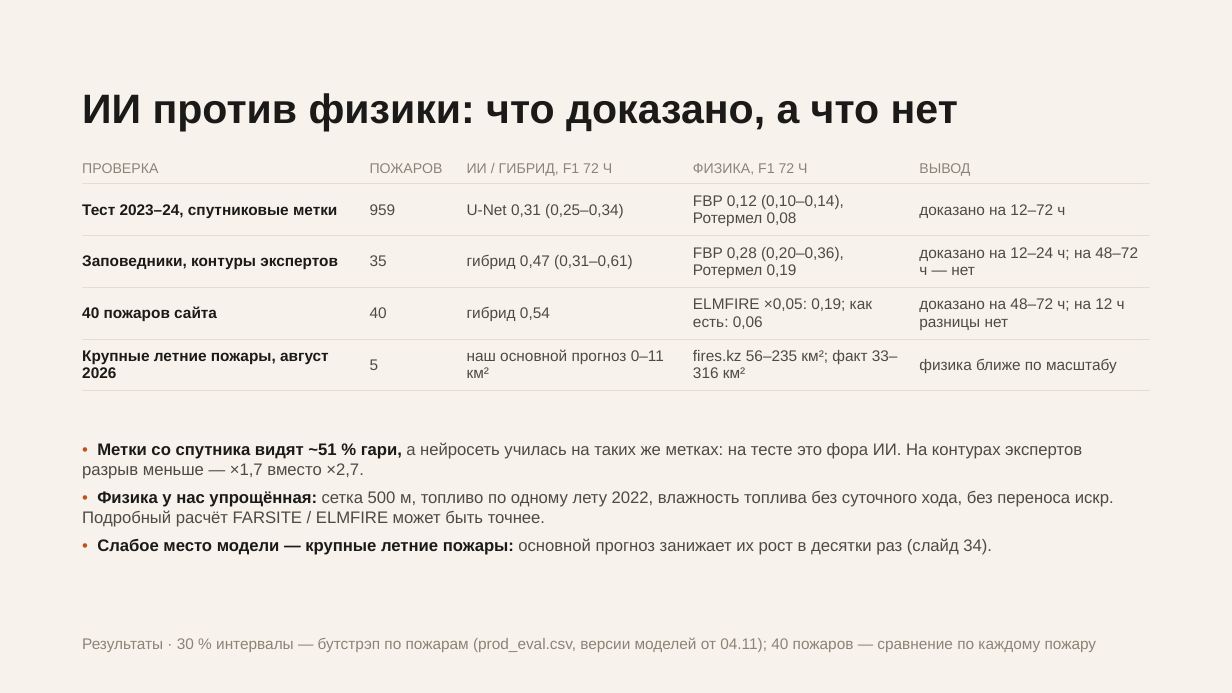
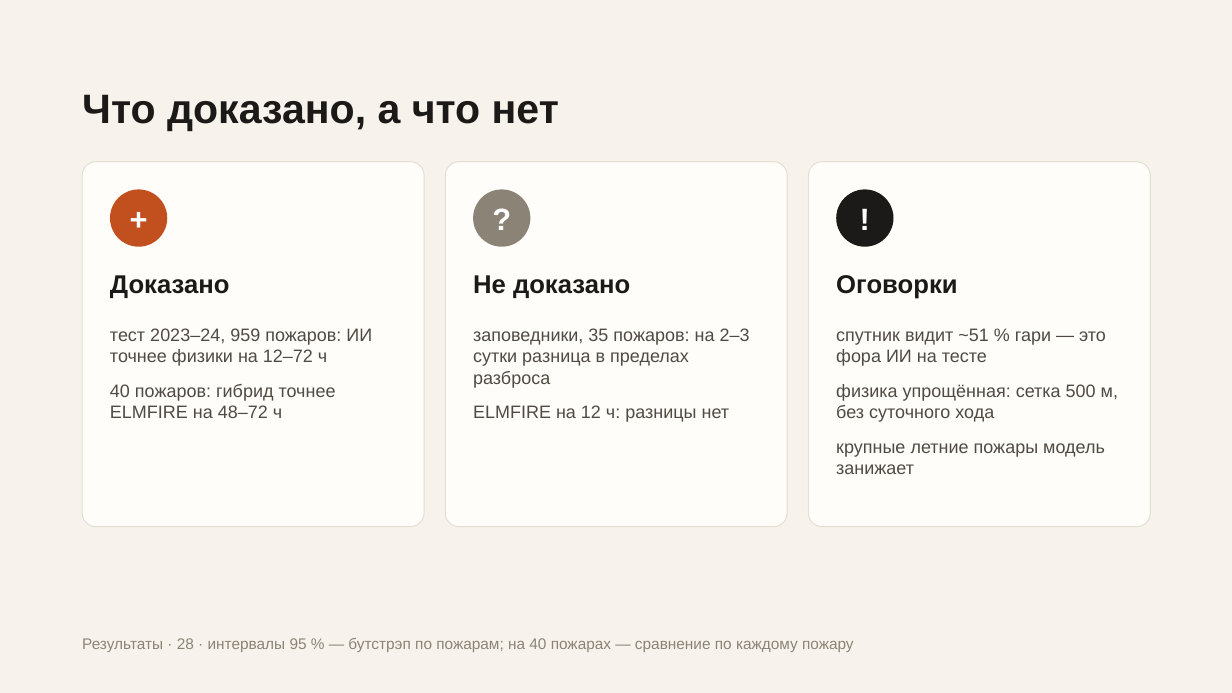
Before and after one commit to Bekabaev/fire_proj, a slide deck: slide 28 of presentation/presentation_final2.pptx (slide 30 before the commit). Drawn at 1232x693 pixels with LibreOffice and Linux fonts; fonts in the diff are those of the drawing. Boxes give left, top, right and bottom in pixels: in the first picture for what was removed or moved away, otherwise in the second. Text is boxed around its words. In the diff, an @@ line names an element or a change of style, - is before the commit and + after.

```diff
--- a/presentation/presentation_final2.pptx
+++ b/presentation/presentation_final2.pptx
@@ text at (82, 94, 559, 131): text changed @@
-ИИ против физики: что доказано, а что нет
+Что доказано, а что нет
@@ table removed at (82, 152, 1151, 391), 5 rows, 5 columns @@
-ПРОВЕРКА | ПОЖАРОВ | ИИ / ГИБРИД, F1 72 Ч | ФИЗИКА, F1 72 Ч | ВЫВОД
-Тест 2023–24, спутниковые метки | 959 | U-Net 0,31 (0,25–0,34) | FBP 0,12 (0,10–0,14), Ротермел 0,08 | доказано на 12–72 ч
-Заповедники, контуры экспертов | 35 | гибрид 0,47 (0,31–0,61) | FBP 0,28 (0,20–0,36), Ротермел 0,19 | доказано на 12–24 ч; на 48–72 ч — нет
-40 пожаров сайта | 40 | гибрид 0,54 | ELMFIRE ×0,05: 0,19; как есть: 0,06 | доказано на 48–72 ч; на 12 ч разницы нет
-Крупные летние пожары, август 2026 | 5 | наш основной прогноз 0–11 км² | fires.kz 56–235 км²; факт 33–316 км² | физика ближе по масштабу
@@ rounded rectangle added at (82, 162, 424, 527), fill #FFFDF9, outline #E4DDD1 0.75 pt @@
@@ rounded rectangle added at (445, 162, 787, 527), fill #FFFDF9, outline #E4DDD1 0.75 pt @@
@@ rounded rectangle added at (809, 162, 1151, 527), fill #FFFDF9, outline #E4DDD1 0.75 pt @@
@@ ellipse added at (110, 189, 167, 247), fill #C2501E, 24 pt, text #FFFFFF, bold @@
++
@@ ellipse added at (473, 189, 531, 247), fill #8C8377, 24 pt, text #FFFFFF, bold @@
+?
@@ ellipse added at (836, 189, 894, 247), fill #1B1A18, 24 pt, text #FFFFFF, bold @@
+!
@@ text added at (110, 275, 230, 298), 20 pt, text #1B1A18, bold @@
+Доказано
@@ text added at (473, 275, 630, 298), 20 pt, text #1B1A18, bold @@
+Не доказано
@@ text added at (836, 275, 958, 299), 20 pt, text #1B1A18, bold @@
+Оговорки
@@ text added at (110, 328, 372, 418), 14 pt, text #4F4A43 @@
+тест 2023–24, 959 пожаров: ИИ точнее физики на 12–72 ч
+40 пожаров: гибрид точнее ELMFIRE на 48–72 ч
@@ text added at (473, 328, 750, 422), 14 pt, text #4F4A43 @@
+заповедники, 35 пожаров: на 2–3 сутки разница в пределах разброса
+ELMFIRE на 12 ч: разницы нет
@@ text added at (836, 328, 1118, 474), 14 pt, text #4F4A43 @@
+спутник видит ~51 % гари — это фора ИИ на тесте
+физика упрощённая: сетка 500 м, без суточного хода
+крупные летние пожары модель занижает
@@ text removed at (82, 442, 1114, 555) @@
-• Метки со спутника видят ~51 % гари, а нейросеть училась на таких же метках: на тесте это фора ИИ. На контурах экспертов разрыв меньше — ×1,7 вместо ×2,7.
-• Физика у нас упрощённая: сетка 500 м, топливо по одному лету 2022, влажность топлива без суточного хода, без переноса искр. Подробный расчёт FARSITE / ELMFIRE может быть точнее.
-• Слабое место модели — крупные летние пожары: основной прогноз занижает их рост в десятки раз (слайд 34).
@@ text at (82, 638, 854, 652): text changed @@
-Результаты · 30 % интервалы — бутстрэп по пожарам (prod_eval.csv, версии моделей от 04.11); 40 пожаров — сравнение по каждому пожару
+Результаты · 28 · интервалы 95 % — бутстрэп по пожарам; на 40 пожарах — сравнение по каждому пожару
```
Also in this commit, not shown: 4 other slides changed, 3 slides added, 7 slides removed, 5 other files.
